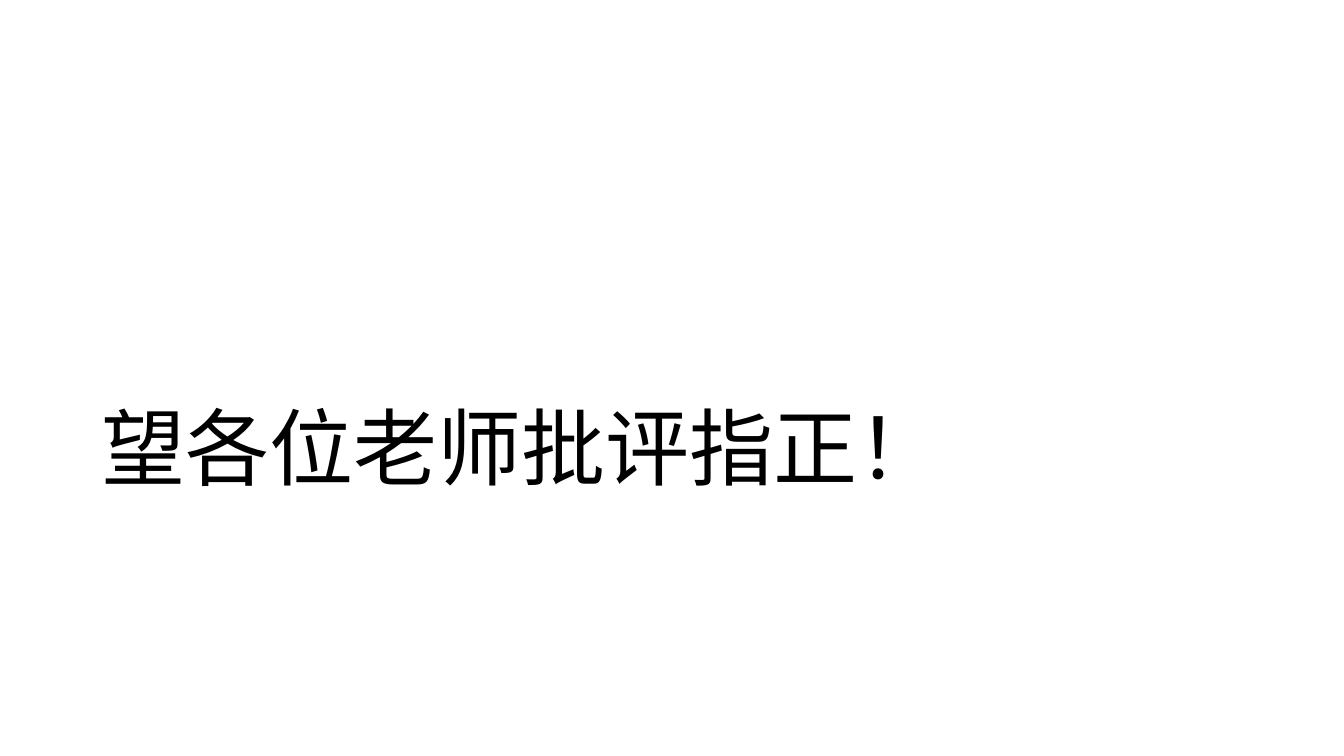
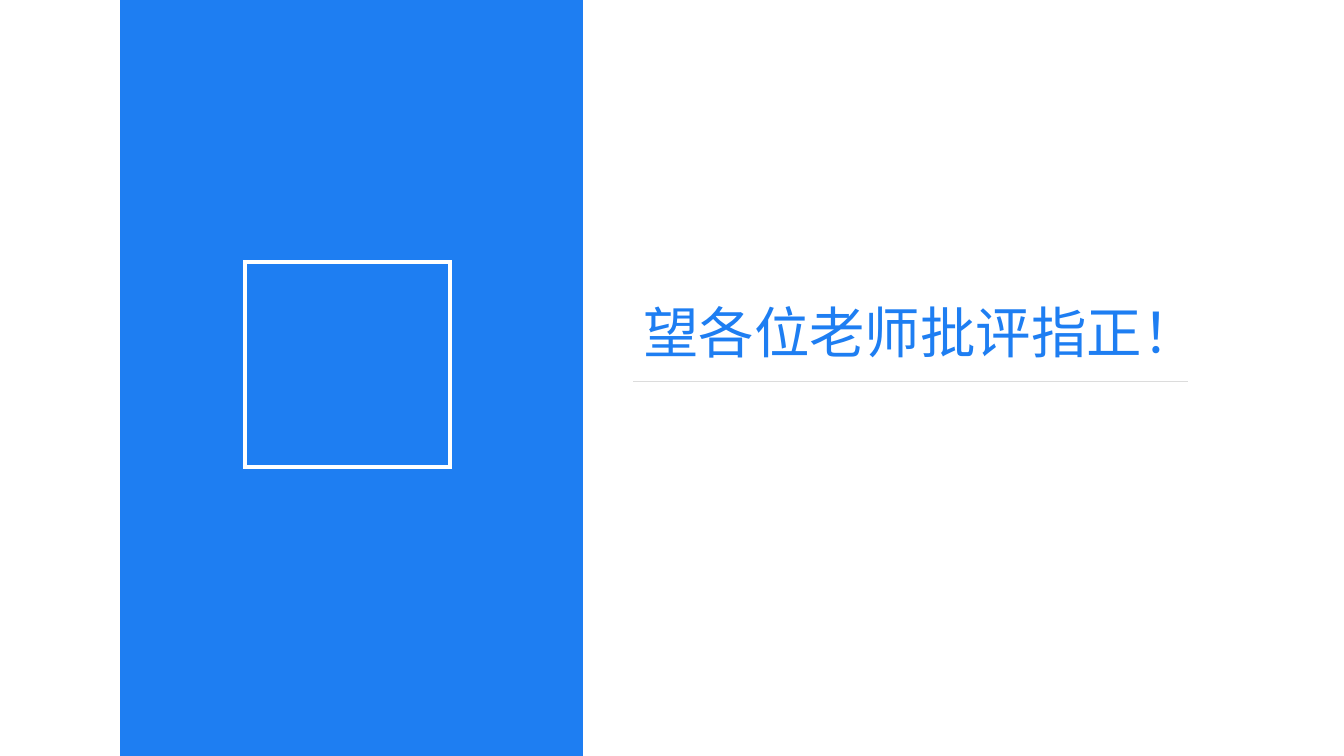
Before and after one commit to hejiam/LittlePrince, a slide deck: slide 21 of 开题报告/开题报告答辩.pptx. Drawn at 1344x756 pixels with LibreOffice and Linux fonts; fonts in the diff are those of the drawing. Boxes give left, top, right and bottom in pixels: in the first picture for what was removed or moved away, otherwise in the second. Text is boxed around its words. In the diff, an @@ line names an element or a change of style, - is before the commit and + after.

```diff
--- a/开题报告/开题报告答辩.pptx
+++ b/开题报告/开题报告答辩.pptx
@@ rectangle added at bbox=[120, 0, 583, 756], fill #1E7EF2 @@
@@ rectangle added at bbox=[245, 262, 450, 467], outline #FFFFFF 3 pt @@
@@ title "望各位老师批评指正！": place and size @@
-title "望各位老师批评指正！" at bbox=[102, 408, 942, 486]
+title "望各位老师批评指正！" at bbox=[643, 306, 1197, 358]
@@ title "望各位老师批评指正！" at bbox=[643, 306, 1197, 358]: size 60 to 39.6 pt, font Calibri to Arial, text colour #000000 to #1E7EF2 @@
@@ line added from (633, 381) to (1188, 381), #DCDCDC 0.5 pt @@
```
Also in this commit, not shown: 20 other slides changed, 2 other files.
